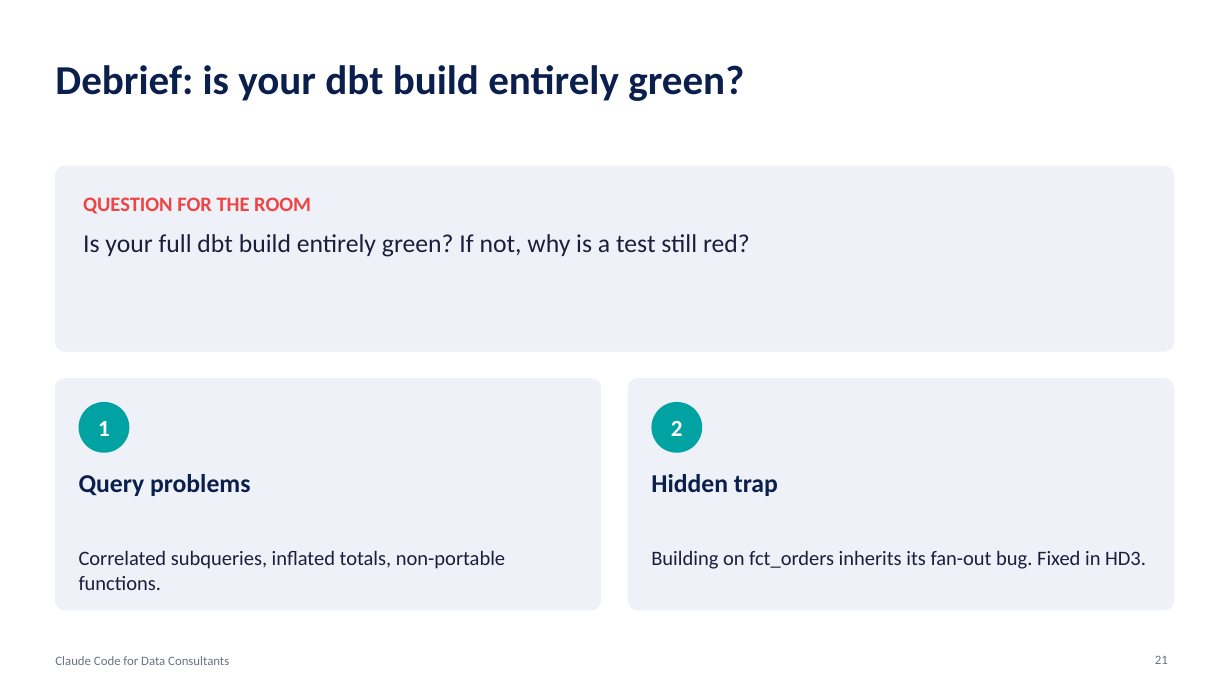
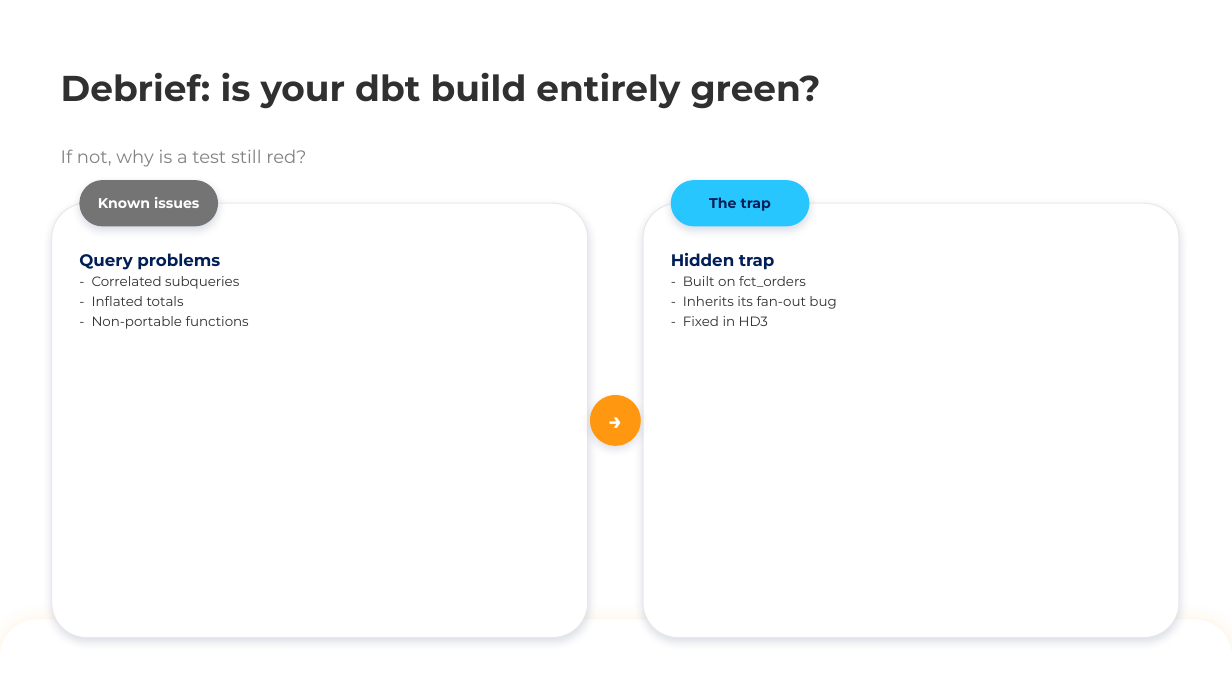
Before and after one commit to keyrus-formation/keyrus-claude-code-training, a slide deck: slide 21 of slides/2-code-exploration-data-development.pptx. Drawn at 1232x693 pixels with LibreOffice and Linux fonts; fonts in the diff are those of the drawing; background and template pictures are left out. Boxes give left, top, right and bottom in pixels: in the first picture for what was removed or moved away, otherwise in the second. Text is boxed around its words. In the diff, an @@ line names an element or a change of style, - is before the commit and + after.

```diff
--- a/slides/2-code-exploration-data-development.pptx
+++ b/slides/2-code-exploration-data-development.pptx
@@ title "Debrief: is your dbt build ...": place and size @@
-title "Debrief: is your dbt build ..." at [55,65,744,101]
+title "Debrief: is your dbt build ..." at [61,72,821,109]
@@ title "Debrief: is your dbt build ..." at [61,72,821,109]: size 32 to 28 pt, font Calibri to Montserrat, text colour #0B1F4D to #303030; line spacing 1 to 0.9; vertical alignment middle to bottom @@
@@ subtitle added at [61,149,306,167], 14 pt, text #828282 @@
+If not, why is a test still red?
@@ rounded rectangle removed at [55,166,1174,351] @@
@@ rounded rectangle: place and size @@
-rounded rectangle at [55,379,601,610]
+rounded rectangle at [52,203,588,638]
@@ rounded rectangle at [52,203,588,638]: fill #EEF2F8 to #FFFFFF; outline #EEF2F8 1 pt to #E8E8E8 0.75 pt; shadow on; proportions changed @@
@@ rounded rectangle added at [79,180,218,226], fill #747474, 11 pt, text #FFFFFF, bold @@
+Known issues
@@ text removed at [83,197,311,214] @@
-QUESTION FOR THE ROOM
@@ rounded rectangle at [643,203,1179,638]: fill #EEF2F8 to #FFFFFF; outline #EEF2F8 1 pt to #E8E8E8 0.75 pt; shadow on; proportions changed @@
@@ rounded rectangle: place and size @@
-rounded rectangle at [628,379,1174,610]
+rounded rectangle at [643,203,1179,638]
@@ rounded rectangle added at [671,180,810,226], fill #28C6FF, 11 pt, text #021E57, bold @@
+The trap
@@ text removed at [83,234,750,257] @@
-Is your full dbt build entirely green? If not, why is a test still red?
@@ text at [79,253,249,329]: text changed; size 16 to 10.5 pt; font Calibri to Montserrat; text colour #1B1F3B to #303030 @@
-Correlated subqueries, inflated totals, non-portable functions.
+Query problems
+- Correlated subqueries
+- Inflated totals
+- Non-portable functions
@@ text at [671,253,836,326]: text changed; size 16 to 10.5 pt; font Calibri to Montserrat; text colour #1B1F3B to #303030 @@
-Building on fct_orders inherits its fan-out bug. Fixed in HD3.
+Hidden trap
+- Built on fct_orders
+- Inherits its fan-out bug
+- Fixed in HD3
@@ ellipse removed at [79,402,129,453] @@
-1
@@ ellipse added at [590,396,640,446], fill #FF9810, 18 pt, text #FFFFFF, bold @@
+→
@@ ellipse removed at [652,402,702,453] @@
-2
@@ text removed at [79,474,251,496] @@
-Query problems
@@ text removed at [651,474,778,496] @@
-Hidden trap
@@ round same rect added at [0,619,1232,693], fill #FFFFFF @@
@@ text removed at [55,656,229,665] @@
-Claude Code for Data Consultants
@@ page number removed at [1155,656,1168,664] @@
-21
```
Also in this commit, not shown: 26 other slides changed, 3 slides added, 2 slides removed, 7 other files.
